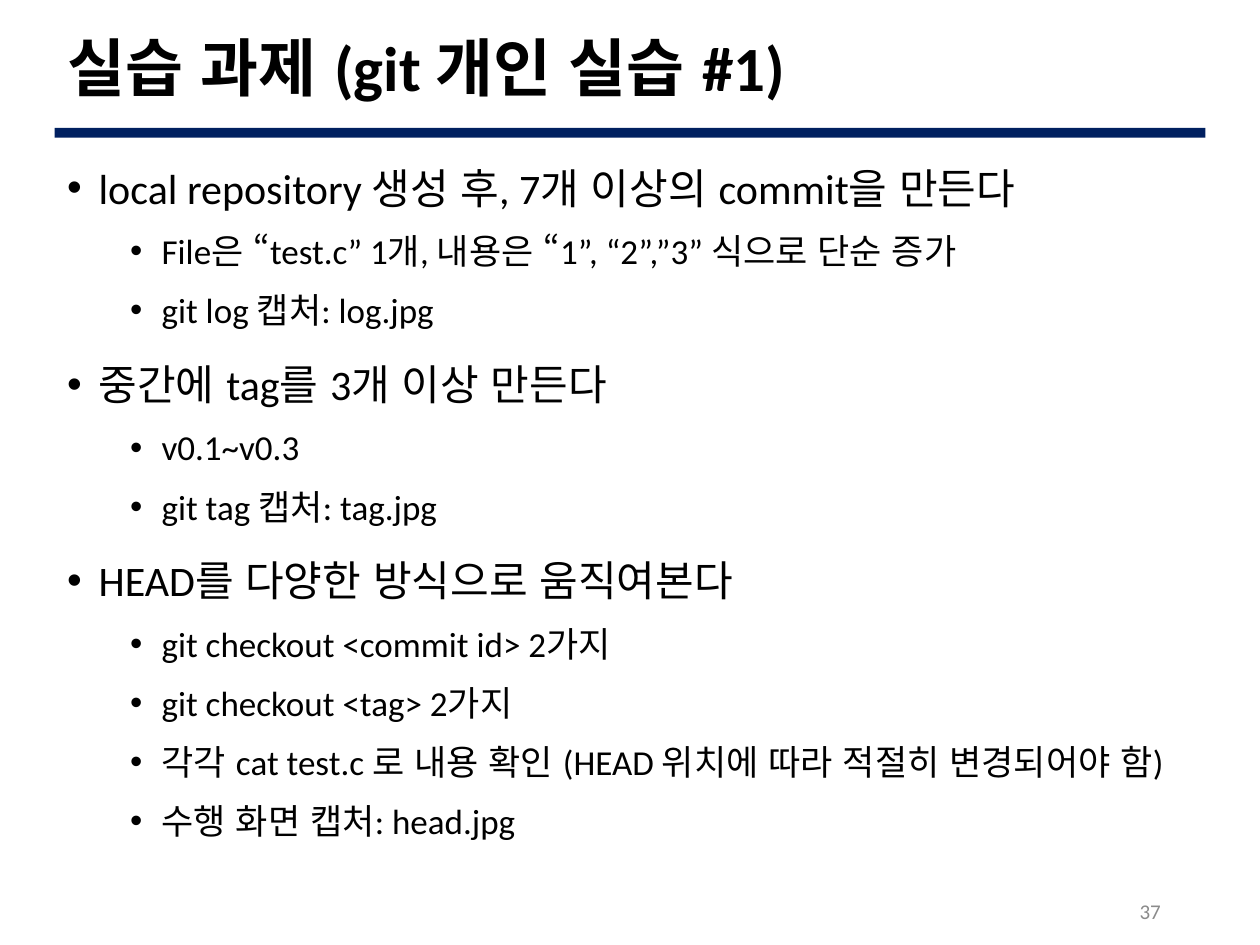
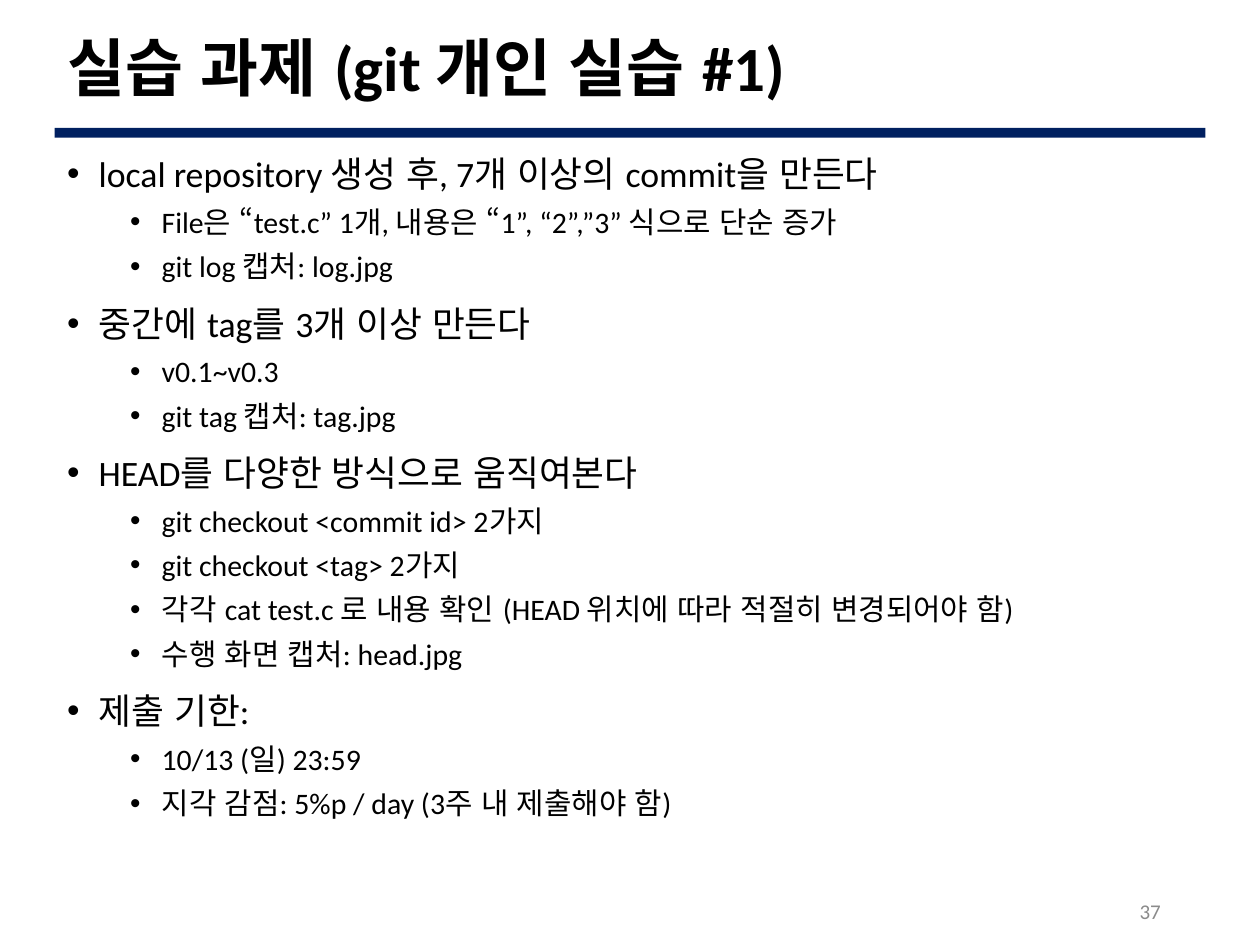
Before and after one commit to JBNU-JEduTools/osscourse, a slide deck: slide 37 of Slides/5. Git 초급.pptx. Drawn at 1260x945 pixels with LibreOffice and Linux fonts; fonts in the diff are those of the drawing; background and template pictures are left out. Boxes give left, top, right and bottom in pixels: in the first picture for what was removed or moved away, otherwise in the second. Text is boxed around its words. In the diff, an @@ line names an element or a change of style, - is before the commit and + after.

```diff
--- a/Slides/5. Git 초급.pptx
+++ b/Slides/5. Git 초급.pptx
@@ text at <box>99,157,1014,670</box>: size 24 to 20.4 pt in "local repository 생성 후, 7개 이상의 commit을 ...", "중간에 tag를 3개 이상 만든다", "HEAD를 다양한 방식으로 움직여본다"; size 20 to 17 pt in "File은 “test.c” 1개, 내용은 “1”, “2”,”3” 식으로 ...", "git log 캡처: log.jpg", "v0.1~v0.3", "git tag 캡처: tag.jpg" and 4 more places; line spacing 1.2 to 1 @@
@@ text at <box>99,694,672,819</box>: paragraphs added @@
+• 제출 기한:
+  • 10/13 (일) 23:59
+  • 지각 감점: 5%p / day (3주 내 제출해야 함)
```
Also in this commit, not shown: 5 other slides changed, 9 other files.
